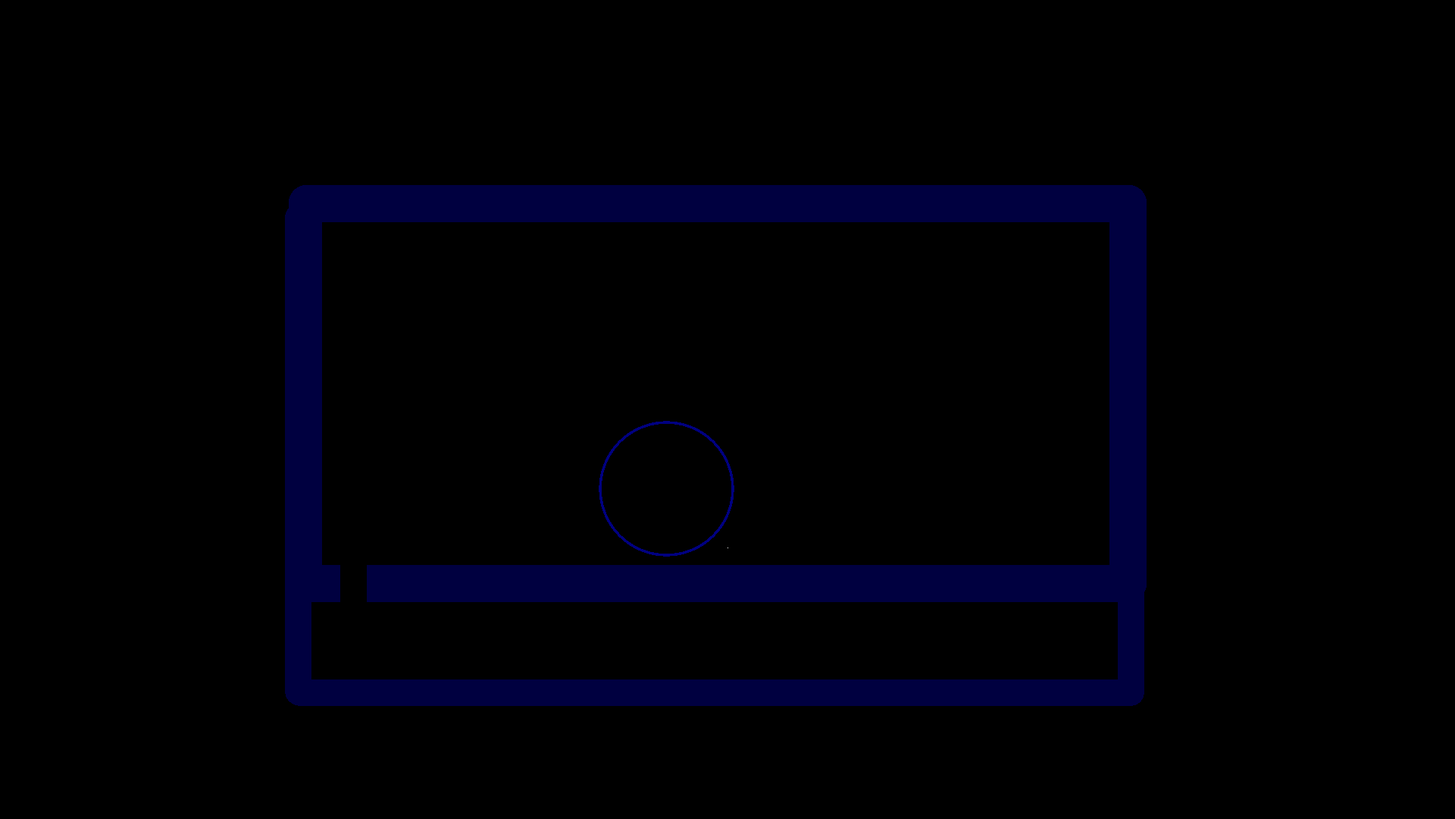
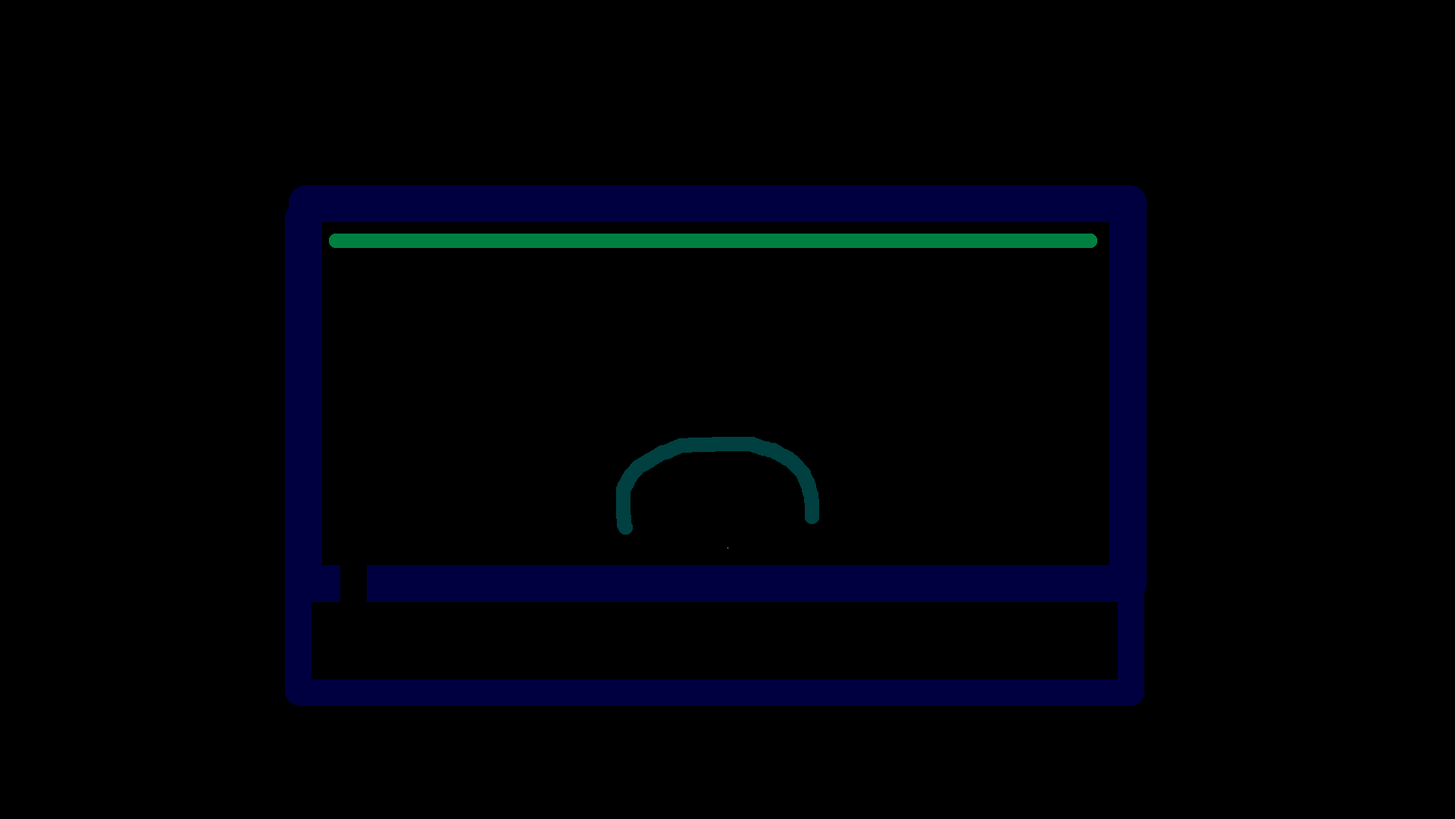
The second w=1455, h=819 image is a revision of the first. Changes to its layers:
painted on "Background" over box(328, 233, 1098, 557)
